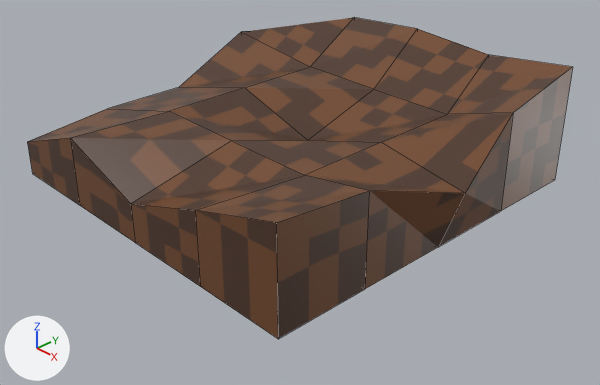
The Blender file meshes/bare-cube.blend: old version first, new version second.
Camera for both pictures: a 50 mm lens placed at (1.481, -1.368, 0.552), pointed at (0.079, -0.043, -0.462). Every picture has the same lights, and +X, +Y and +Z are marked at lower left. Mesh edges are drawn as thin lines.
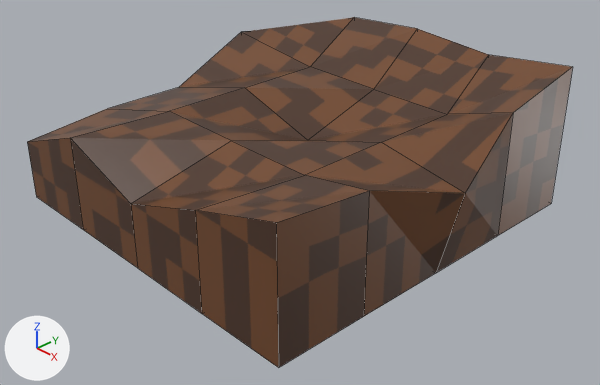
Pixel boxes (x1, y1, x2, y2) of what changed, in the pictures (600 x 385 px; the box of a moved part takes in the faces that stretch with it):
'Cube', reshaped (9% taller)
    before: (27, 17, 573, 339)
    after: (27, 17, 573, 368)
part 1 of me_cube, moved or reshaped
    before: (27, 67, 573, 339)
    after: (27, 67, 573, 368)

What the commit changed:
me_cube has 50 vertices, 48 faces and spans x -1.0..1.12, y -1.0..1.0, z -1.0..-0.28.
me_cube is used by ob_cube; location (0.0, 0.0, 0.0); scale (0.5, 0.5, 0.5).
me_cube part 1: all 25 vertices in x -1.0..1.0, y -1.0..1.0, z -1.0..-0.92 are scaled about their middle by (1, 1, 0.112), then moved by (0.0, 0.0, -0.11).
